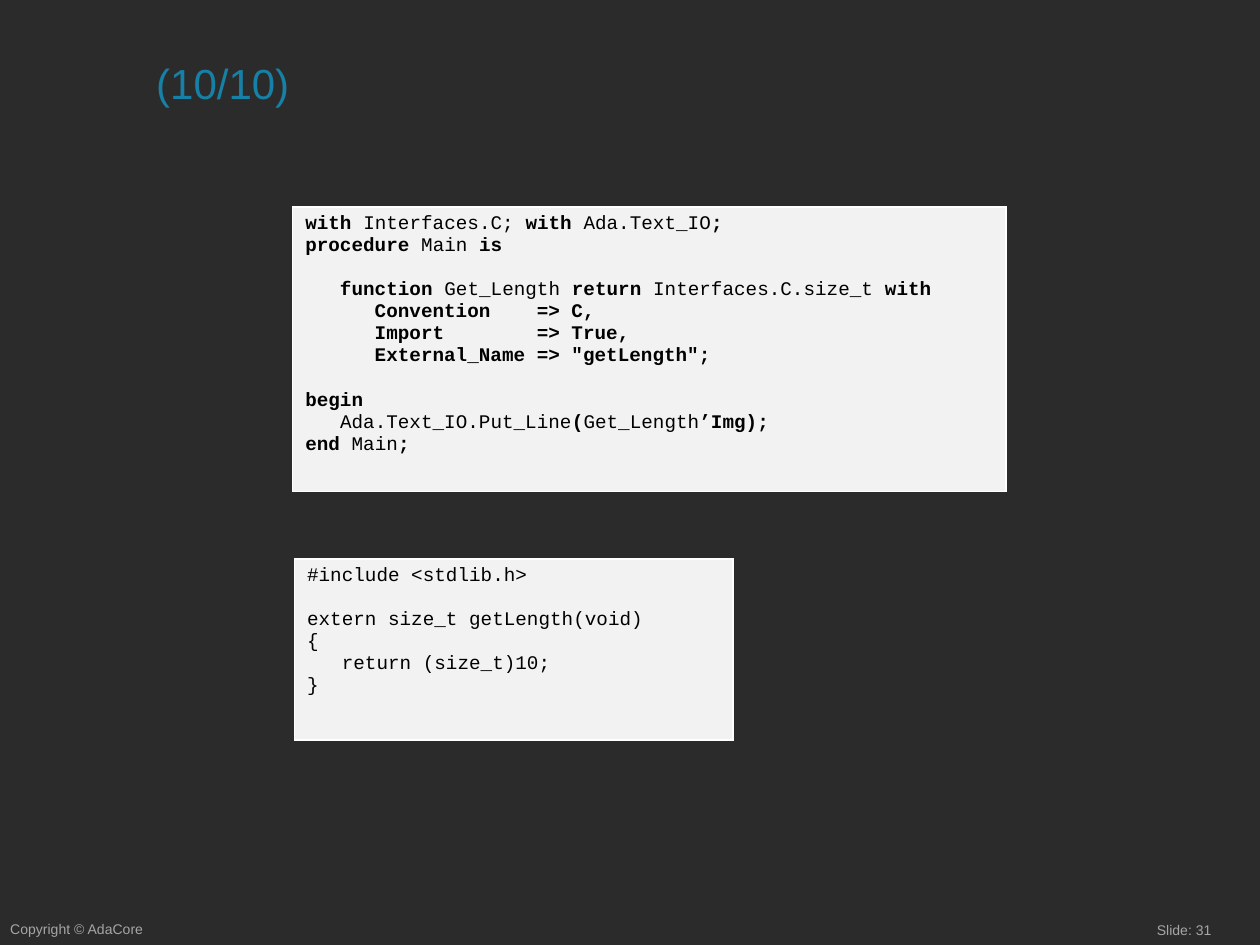
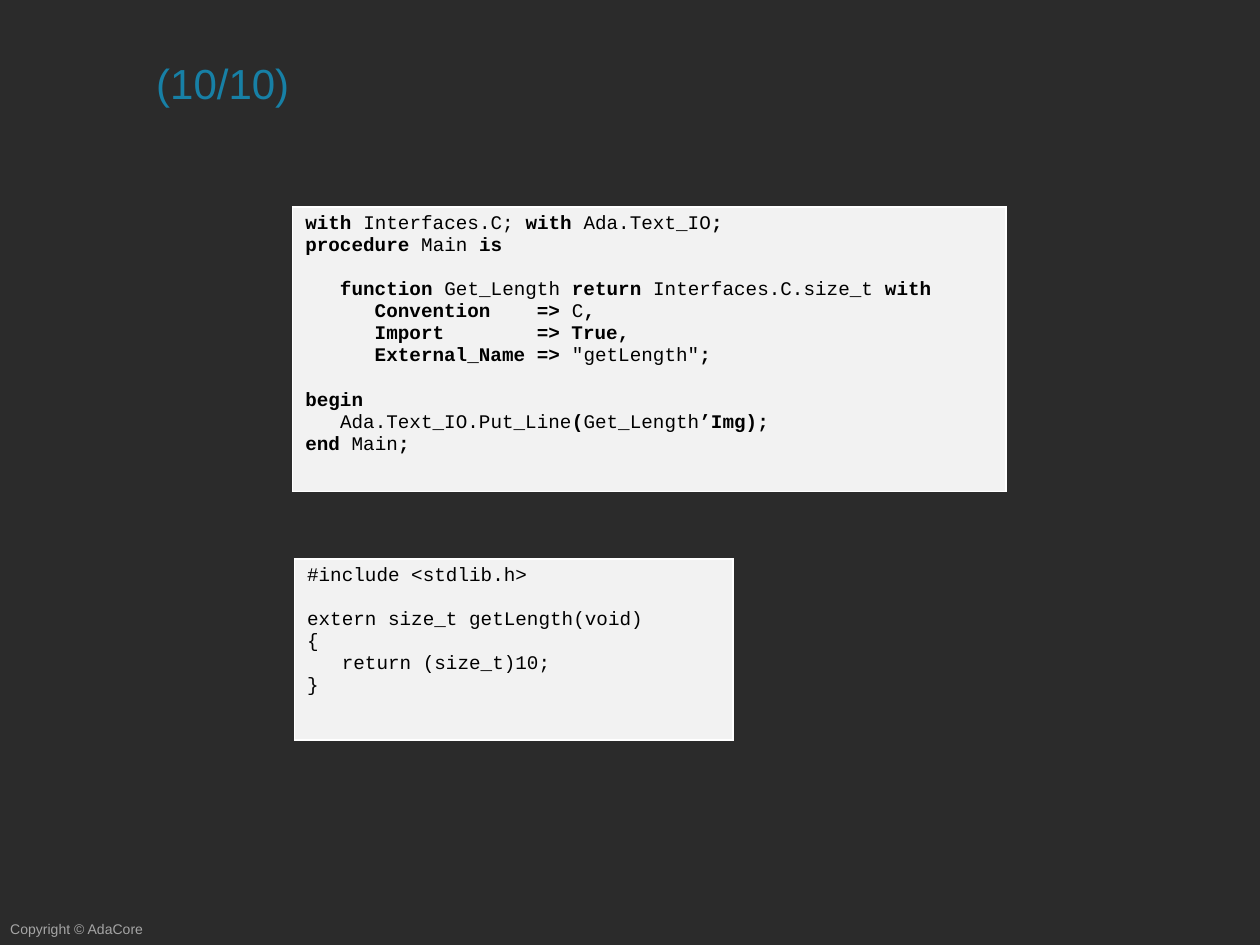
Before and after one commit to AdaCoreU/Courses, a slide deck: slide 32 of lectures/04_Mixed_Language_Programming_In_Ada/01_Mixed_Language_Programming_In_Ada/Slides/01_Mixed_Language_Programming_In_Ada.pptx (slide 31 before the commit). Drawn at 1260x945 pixels with LibreOffice and Linux fonts; fonts in the diff are those of the drawing; background and template pictures are left out; a plain dark background stands for a picture behind light text. Boxes give left, top, right and bottom in pixels: in the first picture for what was removed or moved away, otherwise in the second. Text is boxed around its words. In the diff, an @@ line names an element or a change of style, - is before the commit and + after.

```diff
--- a/lectures/04_Mixed_Language_Programming_In_Ada/01_Mixed_Language_Programming_In_Ada/Slides/01_Mixed_Language_Programming_In_Ada.pptx
+++ b/lectures/04_Mixed_Language_Programming_In_Ada/01_Mixed_Language_Programming_In_Ada/Slides/01_Mixed_Language_Programming_In_Ada.pptx
@@ table at bbox=[292, 207, 1005, 491] @@
@@ bold off in "C,", ""getLength";" @@
@@ page number removed at bbox=[1157, 925, 1212, 935] @@
-Slide: 31
```
Also in this commit, not shown: 29 other slides changed, 3 slides added, 2 slides removed, 1 other file.
